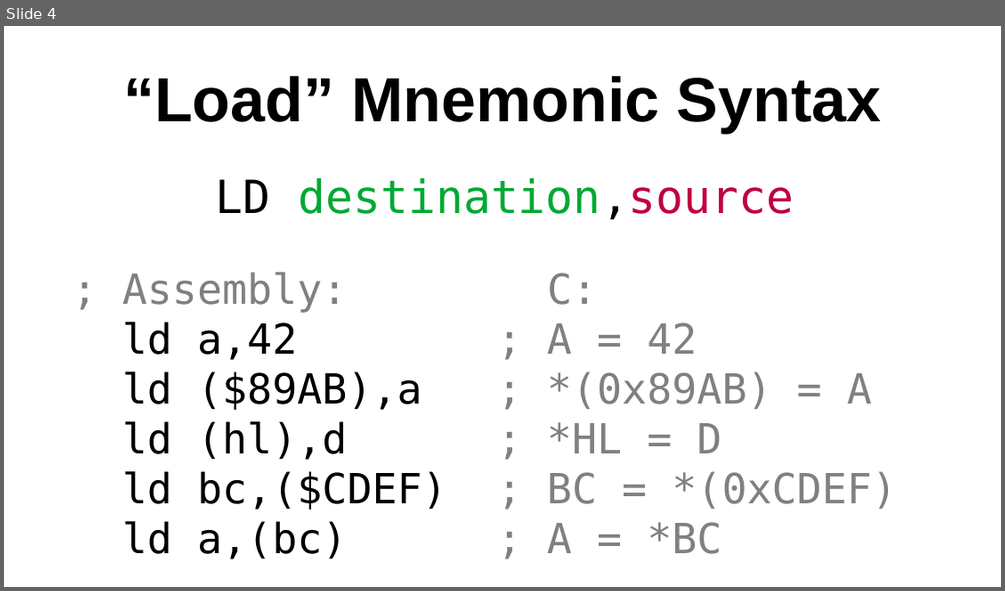
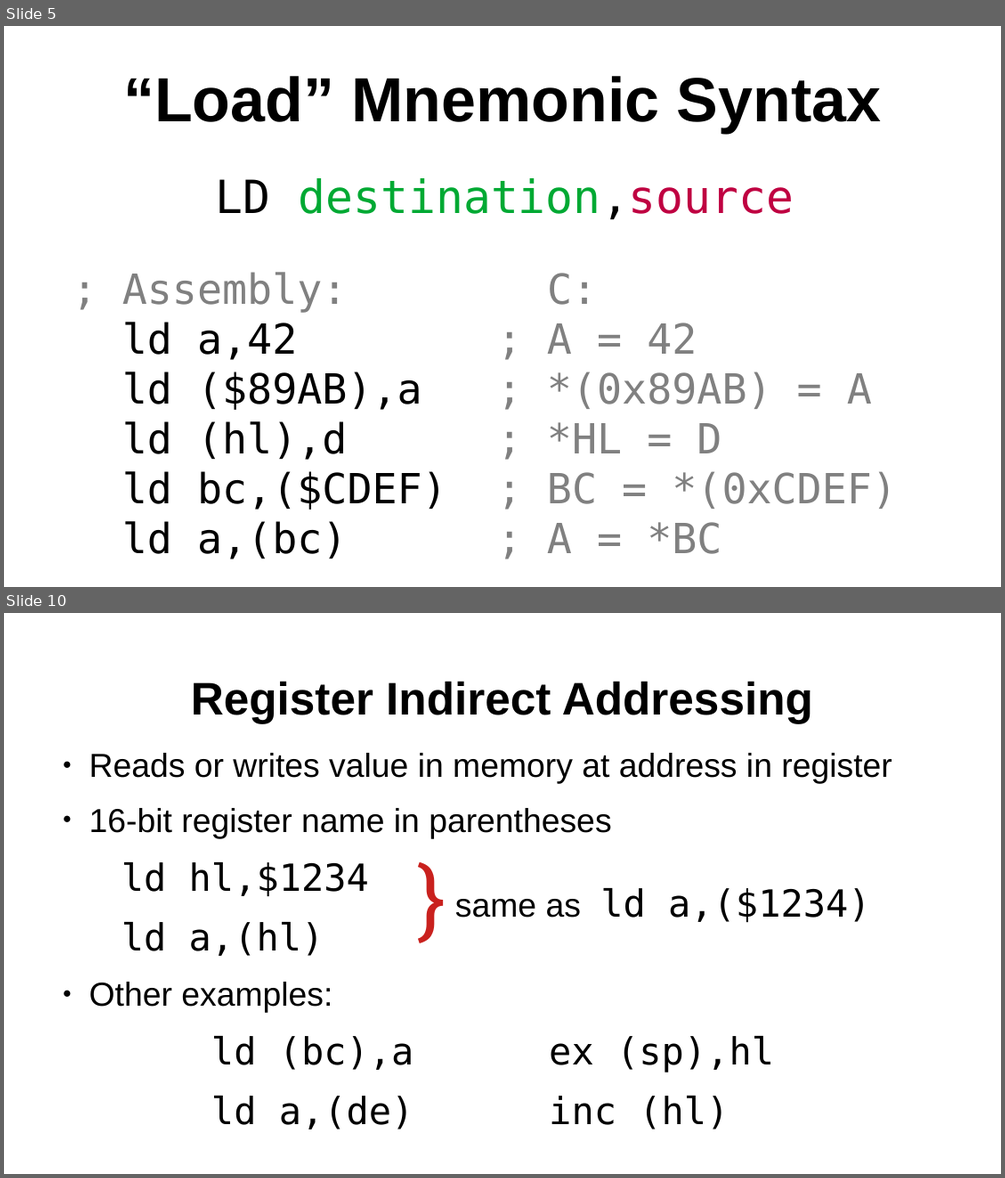
Before and after one commit to SlithyMatt/zxs-assembly-tutorial, a slide deck: Lesson2/Lesson2.odp. Shown one above the other, each under a label of ours: slide 4 before the commit, slides 5 and 10 after it; the slides between them are not shown. The pictures are 1005x591 and 1005x1178 pixels, drawn with LibreOffice and Linux fonts; fonts in the diff are those of the drawing. Boxes give left, top, right and bottom in pixels: in the first picture for what was removed or moved away, otherwise in the second. Text is boxed around its words. In the diff, an @@ line names an element or a change of style, - is before the commit and + after.

```diff
--- a/Lesson2/Lesson2.odp
+++ b/Lesson2/Lesson2.odp
@@ slide 10 added at (4, 613, 1001, 1174), background #FFFFFF @@
@@ title added at (191, 681, 813, 724), 44 pt, text #000000, bold @@
+Register Indirect Addressing
@@ text added at (89, 753, 891, 1129), 32 pt, text #000000 @@
+● Reads or writes value in memory at address in register
+● 16-bit register name in parentheses
+ld hl,$1234
+ld a,(hl)
+● Other examples:
+ld (bc),a ex (sp),hl
+ld a,(de) inc (hl)
@@ text added at (455, 888, 871, 923), 36 pt, text #000000 @@
+} same as ld a,($1234)
@@ what was slide 4 is now slide 5 @@
```
Also in this commit, not shown: 2 slides changed, 12 other slides added.
